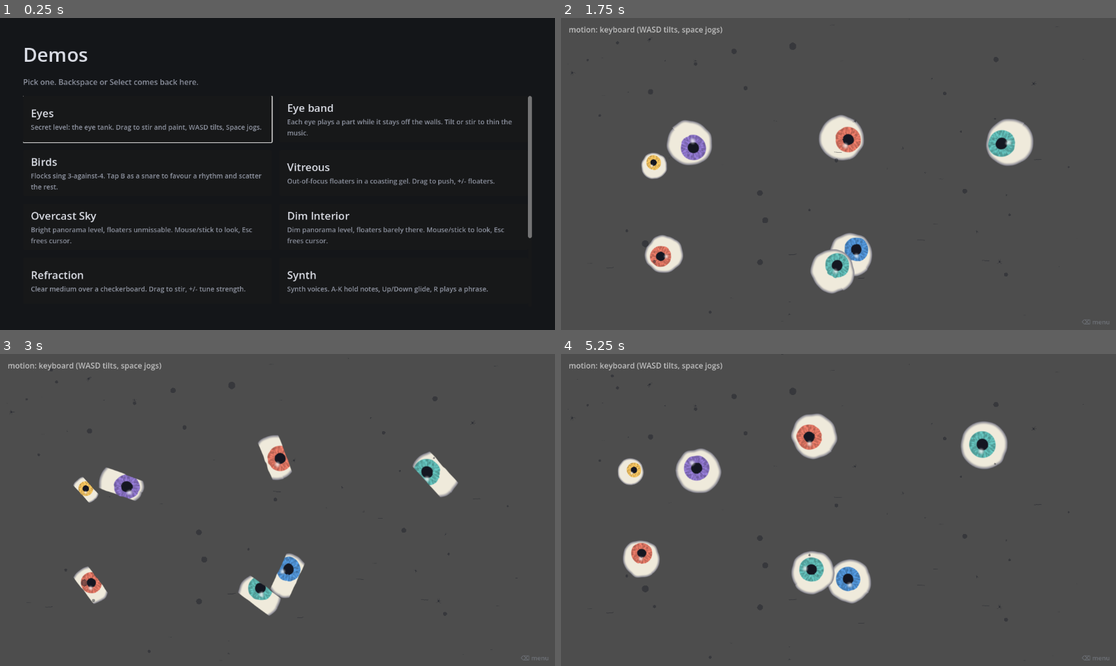
Above: before the commit, frames 1-4 (two rows, left to right).
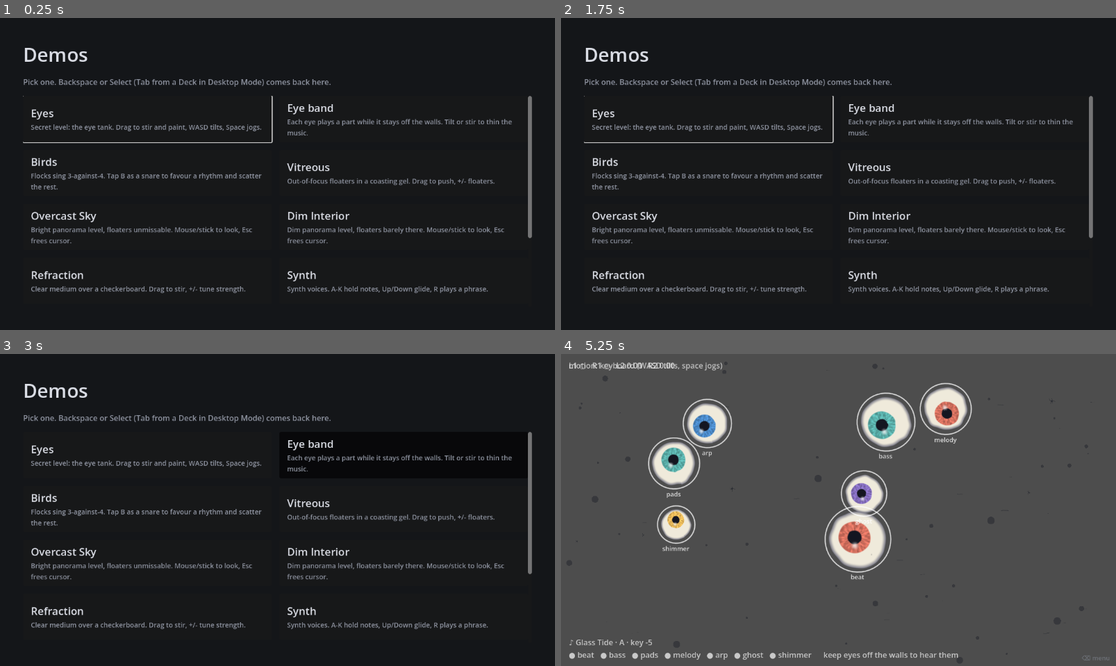
Above: after the commit, the same moments.

Repository: Luan-vP/godot-project-1
Game: Godot game, scene res://features/ui/demo_menu/demo_menu.tscn
Two runs of this game, one before a commit and one after it. Both use one fixed random seed, a clock stepped at 60 frames per second and the inputs below.
Inputs (mouse positions are in pixels of both pictures, inside the frame that each line leads up to):
- Up to frame 1 (0.25 s): no input
- Up to frame 2 (1.75 s): click (710, 117) at 0.5 s; tap Enter (ui_accept) at 1.25, 1.52 s; move the mouse to (960, 158) at 1.27 s; hold D from 1.28 s (still down); tap Space at 1.35 s; click (960, 158) at 1.42 s; tap Tab at 1.55 s
- Up to frame 3 (3 s): release D at 2 s; tap B at 2, 2.75, 2.85 s; drag from (166, 525) to (249, 572) at 2.02 s; move the mouse to (333, 441) at 2.77 s; hold D from 2.78 s (still down); click (333, 441) at 2.92 s
- Up to frame 4 (5.25 s): tap Q at 3.05 s; release D at 3.5 s; drag from (810, 572) to (672, 463) at 3.52 s; move the mouse to (1005, 556) at 4.27 s; hold A 4.28-5 s; tap R at 4.35 s; click (1005, 556) at 4.42 s; tap Enter (ui_accept) at 4.52 s; tap C at 4.55 s; drag from (672, 463) to (755, 432) at 5.02 s

The runs differ from the first frame. In frame 1, 0.3% of the frame differs, in the area x 24-60%, y 19-23%; in frame 2, 98%; in frame 3, 98%, in the area x 0-100%, y 0-100%; in frame 4, 13%.
Error after the commit: Attempt to call function 'destroy' in base 'null instance' on a null instance. (res://features/fluid/fluid_gpu.gd:146)

Commit message:
Bind the snare and menu to the Deck's Desktop Mode layout, and document it
Run from Desktop Mode outside Steam, Steam Input keeps the Deck's
controller in its desktop layout and the game sees a keyboard and mouse:
A is Return, B is Escape, Y is Space, the d-pad is the arrows, R2 and L2
are left and right click. DeckDesktopLayout records that layout, and
docs/steam-deck-controls.md has the whole table, how sure each row is,
sources, and what every game action gets in each mode.

- The snare also takes Escape (the Deck's B) and a right click (L2);
  Space (Y) and a left click (R2) already played it.
- Tab (the Deck's View, from one source) leaves a running demo. At the
  menu it still only moves focus, so it can never quit the game.
- The HUD's last input names the Deck control behind a key or click.

Co-Authored-By: Claude Opus 5.5 <noreply@anthropic.com>
Claude-Session: https://claude.ai/code/session_01UVZpk3AcWZhcMRF1NqpWew

Diff:
--- /dev/null
+++ b/core/input/deck_desktop_layout.gd
@@ -0,0 +1,62 @@
+class_name DeckDesktopLayout
+extends RefCounted
+## What the Steam Deck's controls send in Desktop Mode, under Steam Input's
+## default desktop layout. When the game is run outside Steam (from the file
+## manager, or over SSH with [code]scripts/deck.sh run[/code]), Steam keeps the
+## controller in that layout and the game never sees a gamepad: every button
+## arrives as a key or a mouse click. Launched through Steam, it gets a
+## gamepad instead and none of this applies.
+##
+## Bind an action to these alongside its gamepad button, so the same physical
+## button works either way. See docs/steam-deck-controls.md for the whole
+## layout and where it comes from.
+##
+## Only controls that more than one source agrees on are constants here;
+## [constant VIEW] is the exception, flagged below.
+
+## A sends Return.
+const A := KEY_ENTER
+## B sends Escape.
+const B := KEY_ESCAPE
+## Y sends Space. (X opens the on-screen keyboard, and sends no key.)
+const Y := KEY_SPACE
+
+const DPAD_UP := KEY_UP
+const DPAD_DOWN := KEY_DOWN
+const DPAD_LEFT := KEY_LEFT
+const DPAD_RIGHT := KEY_RIGHT
+
+## The triggers are the mouse buttons; the right trackpad moves the pointer.
+const R2 := MOUSE_BUTTON_LEFT
+const L2 := MOUSE_BUTTON_RIGHT
+
+## View (Select) sends Tab — from a single source, not yet checked on a Deck.
+const VIEW := KEY_TAB
+
+## Key sent -> the Deck control that sends it.
+const KEY_CONTROLS := {
+	A: "A",
+	B: "B",
+	Y: "Y",
+	DPAD_UP: "D-pad up",
+	DPAD_DOWN: "D-pad down",
+	DPAD_LEFT: "D-pad left",
+	DPAD_RIGHT: "D-pad right",
+	VIEW: "View",
+}
+
+## Mouse button sent -> the Deck control that sends it.
+const MOUSE_CONTROLS := {R2: "R2", L2: "L2"}
+
+
+## The Deck control that sends [param event] in Desktop Mode, e.g. "B", or an
+## empty string for anything the layout does not produce.
+static func control_for(event: InputEvent) -> String:
+	var key := event as InputEventKey
+	if key != null:
+		var code := key.physical_keycode if key.physical_keycode != KEY_NONE else key.keycode
+		return KEY_CONTROLS.get(code, "")
+	var click := event as InputEventMouseButton
+	if click != null:
+		return MOUSE_CONTROLS.get(click.button_index, "")
+	return ""
--- a/core/input/input_actions.gd
+++ b/core/input/input_actions.gd
@@ -45,22 +45,27 @@
 
 ## A short, readable name for an input the player just pressed — which key,
 ## which pad and button, which mouse button — or an empty string for anything
-## else (releases, motion). For showing what a device actually sends, e.g. the
-## Deck's buttons under a Steam Input desktop layout.
+## else (releases, motion). For showing what a device actually sends; a key or
+## click the Deck's desktop layout produces is named after the Deck control
+## that sends it (see [DeckDesktopLayout]).
 static func describe(event: InputEvent) -> String:
 	if not event.is_pressed() or event.is_echo():
 		return ""
+	var described := ""
 	var key := event as InputEventKey
+	var button := event as InputEventJoypadButton
+	var click := event as InputEventMouseButton
 	if key != null:
 		var code := key.physical_keycode if key.physical_keycode != KEY_NONE else key.keycode
-		return "key %s" % OS.get_keycode_string(code)
-	var button := event as InputEventJoypadButton
-	if button != null:
-		return "pad %d button %d" % [button.device, button.button_index]
-	var click := event as InputEventMouseButton
-	if click != null:
-		return "mouse button %d" % click.button_index
-	return ""
+		described = "key %s" % OS.get_keycode_string(code)
+	elif button != null:
+		described = "pad %d button %d" % [button.device, button.button_index]
+	elif click != null:
+		described = "mouse button %d" % click.button_index
+	var deck := DeckDesktopLayout.control_for(event)
+	if not deck.is_empty():
+		described += " (Deck %s in Desktop Mode)" % deck
+	return described
 
 
 static func _add(action: StringName, event: InputEvent) -> void:
--- a/features/levels/boids/boids_level.gd
+++ b/features/levels/boids/boids_level.gd
@@ -5,11 +5,11 @@
 ## polyrhythms against each other — each with a voice of its own. Loners are
 ## silent.
 ##
-## The player plays a snare (B, Space or a click; B on a gamepad). Every tap
-## is read against every rhythm (see [TapReader]): flocks whose rhythm fits
-## the last bar of taps tighten and pull loners in, and flocks that do not
-## loosen and shed birds. Hold one rhythm unambiguously for long enough and
-## every flock playing something else bursts apart (see [ScatterCharge]) —
+## The player plays a snare (B, Esc, Space or a click; B on a gamepad).
+## Every tap is read against every rhythm (see [TapReader]): flocks whose
+## rhythm fits the last bar of taps tighten and pull loners in, and flocks that
+## do not loosen and shed birds. Hold one rhythm unambiguously for long enough
+## and every flock playing something else bursts apart (see [ScatterCharge]) —
 ## rare on purpose.
 ##
 ## The snare sounds the instant it is hit, and a quieter ghost of it lands a
@@ -97,11 +97,13 @@
 
 
 func _ready() -> void:
+	# B on a keyboard or a gamepad, and whatever the Deck's B, Y and triggers
+	# send when Steam keeps it in its Desktop Mode layout.
 	InputActions.ensure(
 		SNARE,
-		[KEY_B, KEY_SPACE] as Array[Key],
+		[KEY_B, DeckDesktopLayout.B, DeckDesktopLayout.Y] as Array[Key],
 		[JOY_BUTTON_B] as Array[JoyButton],
-		[MOUSE_BUTTON_LEFT] as Array[MouseButton]
+		[DeckDesktopLayout.R2, DeckDesktopLayout.L2] as Array[MouseButton]
 	)
 	_rng.randomize()
 	table = RhythmTable.default_table()
@@ -429,7 +431,7 @@
 			% [roundi(AudioManager.get_tempo()), sim.flocks.size(), _singing(), _silent()]
 		)
 		+ "reads as %s · %s\n" % [read, state]
-		+ "B / Space / click snare · ↑↓ ±2 bpm · ←→ ±10 bpm · last input: %s" % _last_input
+		+ "B / Esc / Space / click snare · ↑↓ ±2 bpm · ←→ ±10 bpm · last input: %s" % _last_input
 	)
 
 
--- a/features/ui/demo_menu/demo_menu.gd
+++ b/features/ui/demo_menu/demo_menu.gd
@@ -169,12 +169,10 @@
 ## [code]_input[/code], not unhandled: demos take keys in their own unhandled
 ## handlers, and nothing a demo does should be able to swallow the way out.
 func _input(event: InputEvent) -> void:
-	if not _is_back(event):
-		return
-	if is_demo_open():
+	if is_demo_open() and (_is_back(event) or _is_deck_view(event)):
 		get_viewport().set_input_as_handled()
 		close_demo()
-	elif _from_picker:
+	elif not is_demo_open() and _from_picker and _is_back(event):
 		get_viewport().set_input_as_handled()
 		get_tree().quit()
 
@@ -187,6 +185,20 @@
 	return button != null and button.pressed and button.button_index == JOY_BUTTON_BACK
 
 
+## The Deck's View (Select) button under Steam's Desktop Mode layout, where it
+## arrives as Tab rather than a gamepad button (see [DeckDesktopLayout]). It
+## only ever leaves a running demo: at the menu Tab moves focus, so it must not
+## also quit the game.
+static func _is_deck_view(event: InputEvent) -> bool:
+	var key := event as InputEventKey
+	return (
+		key != null
+		and key.pressed
+		and not key.echo
+		and key.physical_keycode == DeckDesktopLayout.VIEW
+	)
+
+
 func _build() -> void:
 	var background := ColorRect.new()
 	background.color = BACKGROUND
@@ -204,7 +216,7 @@
 	margin.add_child(column)
 
 	column.add_child(_label("Demos", 40, TEXT))
-	var hint := "Pick one. Backspace or Select comes back here."
+	var hint := "Pick one. Backspace or Select (Tab from a Deck in Desktop Mode) comes back here."
 	if _from_picker:
 		hint += " Here, they go back to the pull requests."
 	column.add_child(_label(hint, 16, MUTED))
--- a/tests/test_boids_level.gd
+++ b/tests/test_boids_level.gd
@@ -57,13 +57,15 @@
 		assert_true(button.is_action_pressed(BoidsLevel.SNARE), "Pad on device %d" % device)
 
 
-func test_the_snare_hears_b_space_and_a_click() -> void:
-	for keycode in [KEY_B, KEY_SPACE]:
+func test_the_snare_hears_the_deck_in_desktop_mode() -> void:
+	# Run outside Steam, the Deck's B, Y and triggers arrive as keys and clicks.
+	for keycode in [KEY_B, DeckDesktopLayout.B, DeckDesktopLayout.Y]:
 		var key := InputEventKey.new()
 		key.physical_keycode = keycode
 		key.pressed = true
 		assert_true(key.is_action_pressed(BoidsLevel.SNARE), OS.get_keycode_string(keycode))
-	var click := InputEventMouseButton.new()
-	click.button_index = MOUSE_BUTTON_LEFT
-	click.pressed = true
-	assert_true(click.is_action_pressed(BoidsLevel.SNARE), "Left click")
+	for button_index in [DeckDesktopLayout.R2, DeckDesktopLayout.L2]:
+		var click := InputEventMouseButton.new()
+		click.button_index = button_index
+		click.pressed = true
+		assert_true(click.is_action_pressed(BoidsLevel.SNARE), "Mouse button %d" % button_index)
--- /dev/null
+++ b/tests/test_deck_desktop_layout.gd
@@ -0,0 +1,45 @@
+extends GutTest
+## Covers [DeckDesktopLayout] — the keys and clicks the Deck's controls send
+## under Steam's Desktop Mode layout — and that [method InputActions.describe]
+## names the Deck control behind one.
+
+
+func _key(code: Key) -> InputEventKey:
+	var key := InputEventKey.new()
+	key.physical_keycode = code
+	key.pressed = true
+	return key
+
+
+func _click(button_index: MouseButton) -> InputEventMouseButton:
+	var click := InputEventMouseButton.new()
+	click.button_index = button_index
+	click.pressed = true
+	return click
+
+
+func test_the_face_buttons_send_keys() -> void:
+	assert_eq(DeckDesktopLayout.control_for(_key(KEY_ENTER)), "A", "Return is A")
+	assert_eq(DeckDesktopLayout.control_for(_key(KEY_ESCAPE)), "B", "Escape is B")
+	assert_eq(DeckDesktopLayout.control_for(_key(KEY_SPACE)), "Y", "Space is Y")
+	assert_eq(DeckDesktopLayout.control_for(_key(KEY_UP)), "D-pad up", "Arrows are the d-pad")
+
+
+func test_the_triggers_are_mouse_buttons() -> void:
+	assert_eq(DeckDesktopLayout.control_for(_click(MOUSE_BUTTON_LEFT)), "R2", "Left click is R2")
+	assert_eq(DeckDesktopLayout.control_for(_click(MOUSE_BUTTON_RIGHT)), "L2", "Right is L2")
+
+
+func test_other_input_is_no_deck_control() -> void:
+	assert_eq(DeckDesktopLayout.control_for(_key(KEY_Q)), "", "Q")
+	assert_eq(DeckDesktopLayout.control_for(_click(MOUSE_BUTTON_MIDDLE)), "", "Middle click")
+
+
+func test_describe_names_the_deck_control() -> void:
+	assert_eq(InputActions.describe(_key(KEY_ESCAPE)), "key Escape (Deck B in Desktop Mode)")
+	assert_eq(InputActions.describe(_key(KEY_Q)), "key Q", "No Deck control")
+	var button := InputEventJoypadButton.new()
+	button.button_index = JOY_BUTTON_B
+	button.pressed = true
+	button.device = 2
+	assert_eq(InputActions.describe(button), "pad 2 button 1", "A gamepad button")
--- a/tests/test_demo_menu.gd
+++ b/tests/test_demo_menu.gd
@@ -65,6 +65,17 @@
 	assert_true(DemoMenu._is_back(select), "Gamepad Select")
 
 
+func test_the_decks_view_button_in_desktop_mode_leaves_a_demo() -> void:
+	var tab := InputEventKey.new()
+	tab.physical_keycode = DeckDesktopLayout.VIEW
+	tab.pressed = true
+	assert_false(DemoMenu._is_back(tab), "Not back at the menu, where Tab moves focus")
+	assert_true(DemoMenu._is_deck_view(tab), "The Deck's View under the desktop layout")
+	_menu.open_demo(STAND_IN_PATH)
+	_menu._input(tab)
+	assert_false(_menu.is_demo_open(), "Left the demo")
+
+
 func test_opening_a_demo_hands_it_the_screen() -> void:
 	_menu.open_demo(STAND_IN_PATH)
 	assert_true(_menu.is_demo_open(), "A demo is running")
Not shown, added: core/input/deck_desktop_layout.gd.uid
Not shown, added: tests/test_deck_desktop_layout.gd.uid
Not shown, changed: README.md
Not shown, added: docs/steam-deck-controls.md
Not shown, changed: features/levels/boids/README.md
